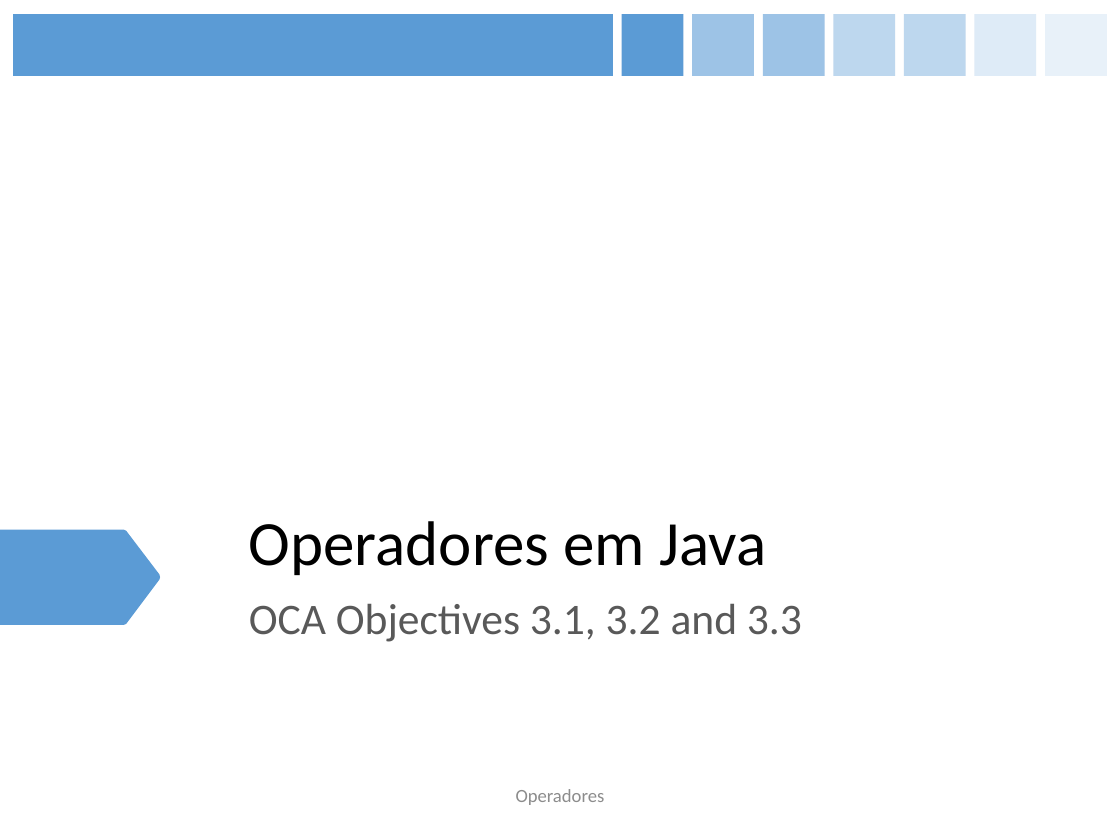
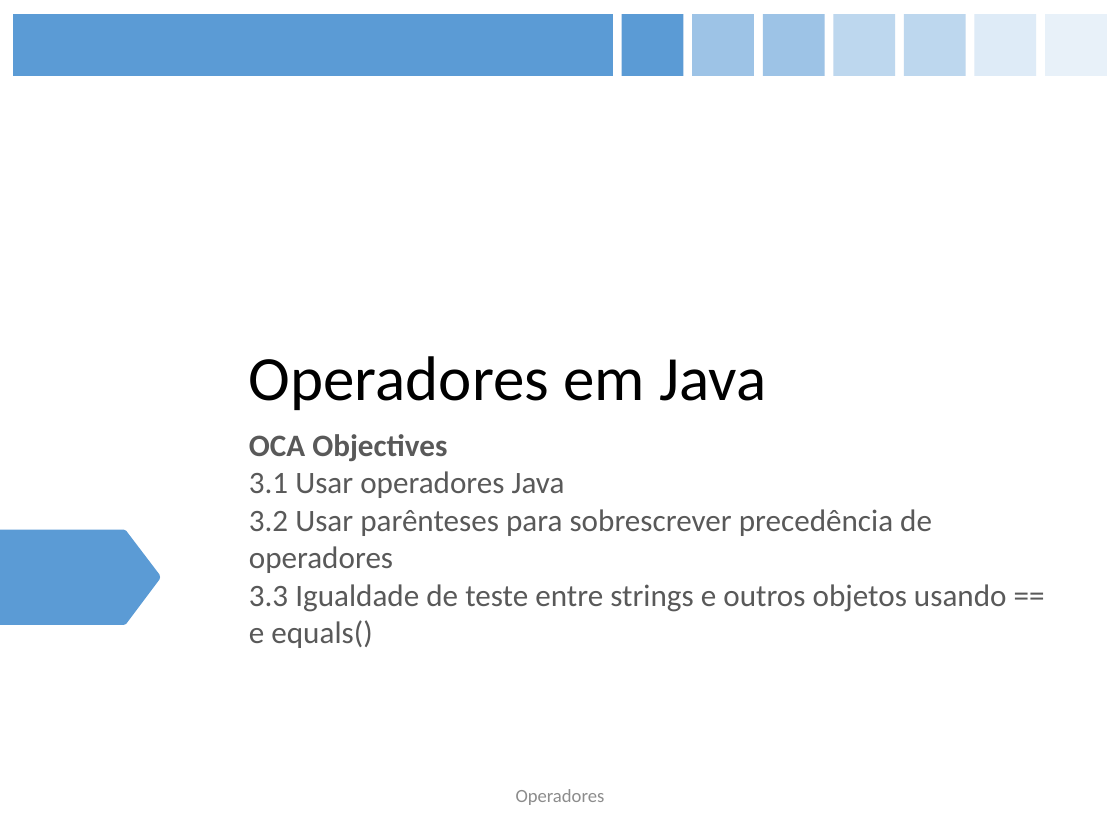
Before and after one commit to figueiredojrr/treinamentoJavaSeOcaAgosto, a slide deck: slide 45 of TreinamentoJavaSeOca/documentos/apresentação/OCA.pptx (slide 46 before the commit). Drawn at 1120x840 pixels with LibreOffice and Linux fonts; fonts in the diff are those of the drawing. Boxes give left, top, right and bottom in pixels: in the first picture for what was removed or moved away, otherwise in the second. Text is boxed around its words. In the diff, an @@ line names an element or a change of style, - is before the commit and + after.

```diff
--- a/TreinamentoJavaSeOca/documentos/apresentação/OCA.pptx
+++ b/TreinamentoJavaSeOca/documentos/apresentação/OCA.pptx
@@ title "Operadores em Java": place and size @@
-title "Operadores em Java" at bbox=[249, 521, 766, 575]
+title "Operadores em Java" at bbox=[249, 356, 766, 410]
@@ subtitle at bbox=[249, 434, 1007, 648]: text changed; size 28 to 20 pt @@
-OCA Objectives 3.1, 3.2 and 3.3
+OCA Objectives
+3.1 Usar operadores Java
+3.2 Usar parênteses para sobrescrever precedência de operadores
+3.3 Igualdade de teste entre strings e outros objetos usando == e equals()
```
Also in this commit, not shown: 22 other slides changed, 1 slide added, 1 slide removed.
